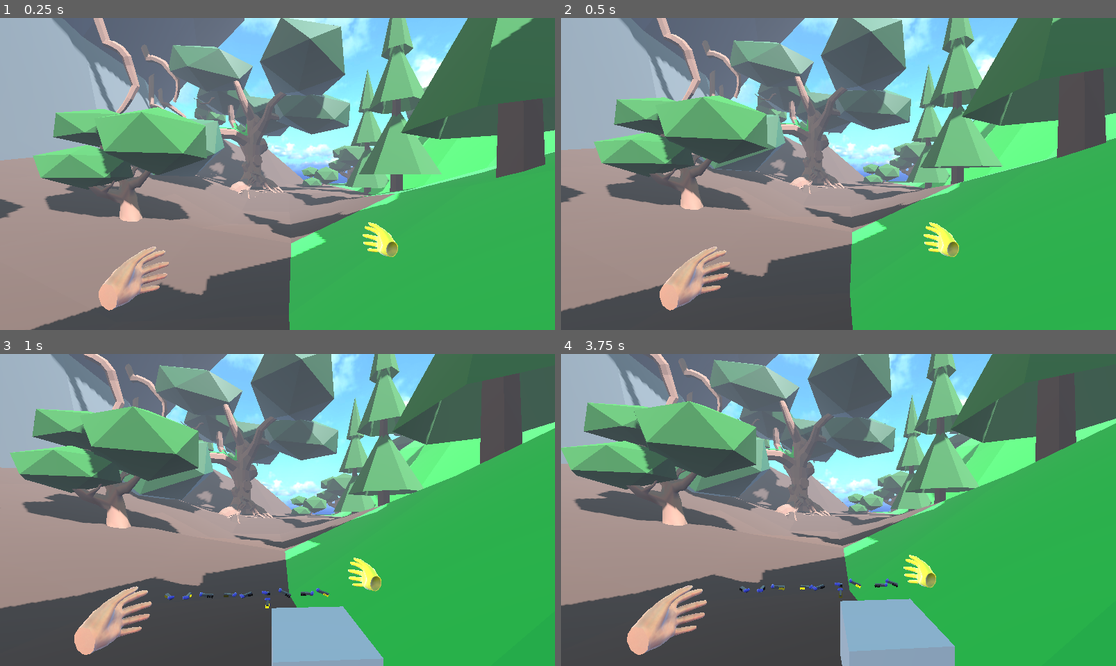
Above: before the commit, frames 1-4 (two rows, left to right).
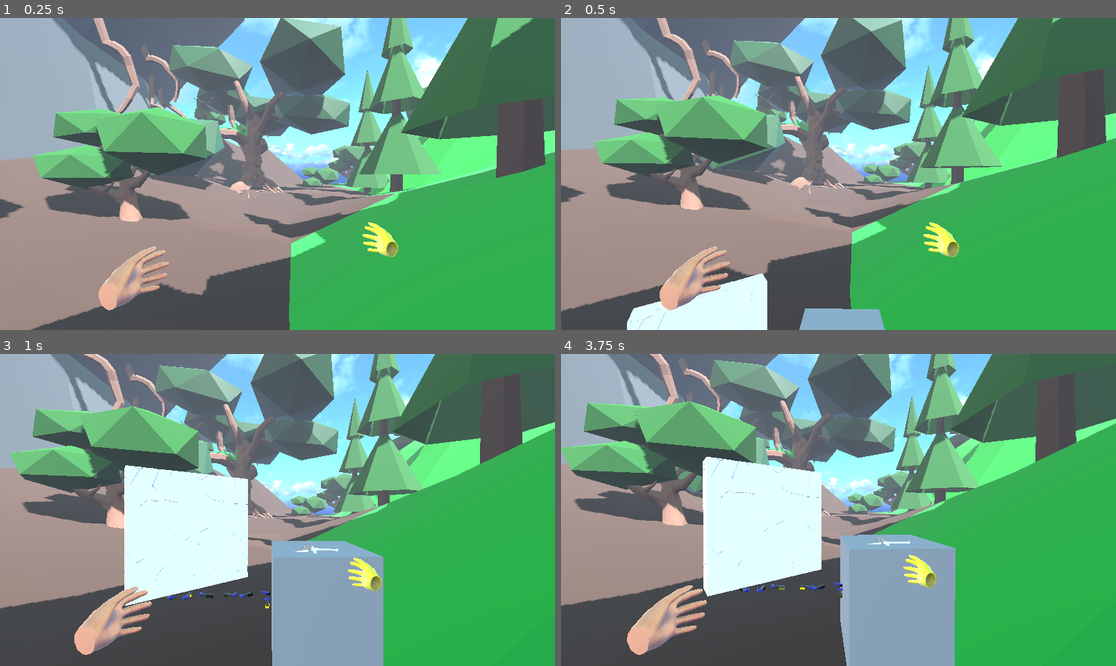
Above: after the commit, the same moments.

Repository: goatchurchprime/gamejamenchanted
Game: Godot game, scene res://main.tscn
Same seed, same stepped clock (60 frames per second), same inputs: the game is played once before the commit and once after it. Sound files missing from this copy of the repository are replaced by a short silence.
Inputs (mouse positions are in pixels of both pictures, inside the frame that each line leads up to):
- Up to frame 1 (0.25 s): no input
- Up to frame 2 (0.5 s): no input
- Up to frame 3 (1 s): tap Enter (ui_accept) at 0.5, 0.77 s; move the mouse to (305, 510) at 0.52 s; hold Up (ui_up) from 0.53 s (still down); tap R at 0.6 s; click (305, 510) at 0.67 s
- Up to frame 4 (3.75 s): keep holding Up (ui_up); tap Enter (ui_accept) at 1.07, 1.52, 1.82, 2, 3.02, 3.32, 3.5 s; move the mouse to (810, 510) at 1.27 s; tap 1 at 1.35 s; move the mouse to (849, 503) at 2.02 s; tap 2 at 2.1 s; move the mouse to (832, 516) at 2.77 s; tap 3 at 2.85 s; click (832, 516) at 2.92 s; move the mouse to (877, 513) at 3.52 s; tap 4 at 3.6 s

Frame 1 is identical in both runs. In frame 2, 3.8% of the frame differs, in the area x 11-59%, y 81-100%; in frame 3, 13%, in the area x 22-70%, y 35-100%; in frame 4, 13%.

Commit message:
Adding new tools to the main scene

Diff:
--- a/enchantedtree/Player.tscn
+++ b/enchantedtree/Player.tscn
@@ -29,34 +29,34 @@
 walk_pitch_maximum = 1.2
 metadata/_custom_type_script = ExtResource("2_rv870")
 
-[sub_resource type="AnimationNodeAnimation" id="AnimationNodeAnimation_itxgx"]
-animation = &"Grip"
-
 [sub_resource type="AnimationNodeAnimation" id="AnimationNodeAnimation_cgsek"]
 animation = &"Grip"
 
-[sub_resource type="AnimationNodeBlend2" id="AnimationNodeBlend2_0pi4m"]
+[sub_resource type="AnimationNodeAnimation" id="AnimationNodeAnimation_0pi4m"]
+animation = &"Grip"
+
+[sub_resource type="AnimationNodeBlend2" id="AnimationNodeBlend2_sg6sq"]
 filter_enabled = true
 filters = ["Armature/Skeleton3D:Little_Distal_L", "Armature/Skeleton3D:Little_Intermediate_L", "Armature/Skeleton3D:Lit …(932 unchanged characters)…
 
-[sub_resource type="AnimationNodeAnimation" id="AnimationNodeAnimation_sg6sq"]
+[sub_resource type="AnimationNodeAnimation" id="AnimationNodeAnimation_h84ma"]
 animation = &"Grip 5"
 
-[sub_resource type="AnimationNodeBlend2" id="AnimationNodeBlend2_h84ma"]
+[sub_resource type="AnimationNodeBlend2" id="AnimationNodeBlend2_47wu6"]
 filter_enabled = true
 filters = ["Armature/Skeleton3D:Index_Distal_L", "Armature/Skeleton3D:Index_Intermediate_L", "Armature/Skeleton3D:Index_Metacarpal_L", "Armature/Skeleton3D:Index_Proximal_L", "Armature/Skeleton:Index_Distal_L", "Armature/Skeleton:Index_Intermediate_L", "Armature/Skeleton:Index_Proximal_L"]
 
-[sub_resource type="AnimationNodeBlendTree" id="AnimationNodeBlendTree_47wu6"]
+[sub_resource type="AnimationNodeBlendTree" id="AnimationNodeBlendTree_2n1s8"]
 graph_offset = Vector2(-536, 11)
-nodes/ClosedHand1/node = SubResource("AnimationNodeAnimation_itxgx")
+nodes/ClosedHand1/node = SubResource("AnimationNodeAnimation_cgsek")
 nodes/ClosedHand1/position = Vector2(-600, 300)
-nodes/ClosedHand2/node = SubResource("AnimationNodeAnimation_cgsek")
+nodes/ClosedHand2/node = SubResource("AnimationNodeAnimation_0pi4m")
 nodes/ClosedHand2/position = Vector2(-360, 300)
-nodes/Grip/node = SubResource("AnimationNodeBlend2_0pi4m")
+nodes/Grip/node = SubResource("AnimationNodeBlend2_sg6sq")
 nodes/Grip/position = Vector2(0, 20)
-nodes/OpenHand/node = SubResource("AnimationNodeAnimation_sg6sq")
+nodes/OpenHand/node = SubResource("AnimationNodeAnimation_h84ma")
 nodes/OpenHand/position = Vector2(-600, 100)
-nodes/Trigger/node = SubResource("AnimationNodeBlend2_h84ma")
+nodes/Trigger/node = SubResource("AnimationNodeBlend2_47wu6")
 nodes/Trigger/position = Vector2(-360, 20)
 node_connections = [&"Grip", 0, &"Trigger", &"Grip", 1, &"ClosedHand2", &"Trigger", 0, &"OpenHand", &"Trigger", 1, &"ClosedHand1", &"output", 0, &"Grip"]
 
@@ -95,90 +95,8 @@
 
 [node name="LeftPhysicsHand" parent="XRControllerLeft/XRToolsCollisionHand" instance=ExtResource("3_oudfo")]
 
-[node name="Skeleton3D" parent="XRControllerLeft/XRToolsCollisionHand/LeftPhysicsHand/Hand_Nails_L/Armature" index="0"]
-bones/1/rotation = Quaternion(0.323537, -2.56581e-05, -0.0272204, 0.945824)
-bones/2/rotation = Quaternion(-0.0904441, -0.0415175, -0.166293, 0.981042)
-bones/3/rotation = Quaternion(-0.0466199, 0.020971, 0.0103276, 0.998639)
-bones/5/rotation = Quaternion(-0.00128455, -0.0116081, -0.0168259, 0.99979)
-bones/6/rotation = Quaternion(0.102925, -0.00993208, -0.00794417, 0.994608)
-bones/7/rotation = Quaternion(-0.012859, -0.0236108, -0.323258, 0.945929)
-bones/8/rotation = Quaternion(0.0120575, -0.00929194, -0.247472, 0.968775)
-bones/10/rotation = Quaternion(-0.0357539, -0.000400032, 0.00636764, 0.99934)
-bones/11/rotation = Quaternion(-0.00264964, -0.00114471, -0.125992, 0.992027)
-bones/12/rotation = Quaternion(0.0394225, 0.00193393, -0.228074, 0.972843)
-bones/13/rotation = Quaternion(-0.0123395, -0.00881294, -0.280669, 0.959685)
-bones/15/rotation = Quaternion(-0.0702656, 0.0101908, -0.0243307, 0.99718)
-bones/16/rotation = Quaternion(-0.0320634, -0.00223624, -0.0686366, 0.997124)
-bones/17/rotation = Quaternion(0.0253452, 0.00812462, -0.249005, 0.968136)
-bones/18/rotation = Quaternion(0.00252232, 0.00788073, -0.243204, 0.96994)
-bones/20/rotation = Quaternion(-0.0917369, 0.0203027, -0.010183, 0.995524)
-bones/21/rotation = Quaternion(-0.0625182, -0.00022572, -0.115393, 0.991351)
-bones/22/rotation = Quaternion(0.0585786, 0.0216483, -0.269905, 0.96086)
-bones/23/rotation = Quaternion(0.00687177, -0.00357275, -0.211953, 0.977249)
-
-[node name="BoneRoot" parent="XRControllerLeft/XRToolsCollisionHand/LeftPhysicsHand/Hand_Nails_L/Armature/Skeleton3D" index="1"]
-transform = Transform3D(1, -1.83077e-05, 1.5264e-08, 1.52677e-08, 0.00166774, 0.999999, -1.83077e-05, -0.999999, 0.00166774, 3.86425e-08, -1.86975e-05, 0.0271756)
-
-[node name="BoneThumbMetacarpal" parent="XRControllerLeft/XRToolsCollisionHand/LeftPhysicsHand/Hand_Nails_L/Armature/Skeleton3D" index="2"]
-transform = Transform3D(0.998519, 0.0514604, -0.0176509, -0.017651, 0.613335, 0.789626, 0.0514604, -0.788145, 0.613335, 0.00999954, 0.0200266, 3.59323e-05)
-
-[node name="BoneThumbProximal" parent="XRControllerLeft/XRToolsCollisionHand/LeftPhysicsHand/Hand_Nails_L/Armature/Skeleton3D" index="3"]
-transform = Transform3D(0.921479, 0.383958, -0.0587628, -0.124052, 0.434264, 0.892203, 0.368087, -0.814856, 0.447796, 0.012311, 0.0475754, -0.0353648)
-
-[node name="BoneThumbDistal" parent="XRControllerLeft/XRToolsCollisionHand/LeftPhysicsHand/Hand_Nails_L/Armature/Skeleton3D" index="4"]
-transform = Transform3D(0.930159, 0.366844, 0.0151708, -0.154037, 0.352396, 0.923087, 0.333283, -0.860954, 0.384292, 0.028494, 0.0658787, -0.0697092)
-
-[node name="BoneIndexMetacarpal" parent="XRControllerLeft/XRToolsCollisionHand/LeftPhysicsHand/Hand_Nails_L/Armature/Skeleton3D" index="5"]
-transform = Transform3D(0.999165, 0.0336562, -0.0231681, 0.0231985, -0.00051113, 0.999731, 0.0336353, -0.999433, -0.00129147, -0.0100005, 0.0224317, 3.59286e-05)
-
-[node name="BoneIndexProximal" parent="XRControllerLeft/XRToolsCollisionHand/LeftPhysicsHand/Hand_Nails_L/Armature/Skeleton3D" index="6"]
-transform = Transform3D(0.997821, 0.0419384, -0.0509326, 0.0413169, 0.204661, 0.97796, 0.0514381, -0.977934, 0.202483, -0.00729559, 0.0223907, -0.0802861)
-
-[node name="BoneIndexMiddle" parent="XRControllerLeft/XRToolsCollisionHand/LeftPhysicsHand/Hand_Nails_L/Armature/Skeleton3D" index="7"]
-transform = Transform3D(0.759851, 0.644453, -0.0854741, -0.040588, 0.178251, 0.983148, 0.648829, -0.743577, 0.161601, -0.00569705, 0.0301916, -0.117561)
-
-[node name="BoneIndexDistal" parent="XRControllerLeft/XRToolsCollisionHand/LeftPhysicsHand/Hand_Nails_L/Armature/Skeleton3D" index="8"]
-transform = Transform3D(0.356468, 0.927111, -0.115741, -0.109286, 0.164404, 0.98032, 0.927894, -0.336804, 0.159925, 0.0145038, 0.035779, -0.140869)
-
-[node name="BoneMiddleMetacarpal" parent="XRControllerLeft/XRToolsCollisionHand/LeftPhysicsHand/Hand_Nails_L/Armature/Skeleton3D" index="9"]
-transform = Transform3D(0.999918, -0.0127165, -0.00125617, 0.000365489, -0.0698022, 0.997561, -0.0127732, -0.99748, -0.0697919, -0.0100005, 0.00355416, 3.59286e-05)
-
-[node name="BoneMiddleProximal" parent="XRControllerLeft/XRToolsCollisionHand/LeftPhysicsHand/Hand_Nails_L/Armature/Skeleton3D" index="10"]
-transform = Transform3D(0.971345, 0.237654, -0.00293004, 0.0207339, -0.0724503, 0.997156, 0.236766, -0.968644, -0.0753018, -0.0110237, -0.00206236, -0.0802245)
-
-[node name="BoneMiddleMiddle" parent="XRControllerLeft/XRToolsCollisionHand/LeftPhysicsHand/Hand_Nails_L/Armature/Skeleton3D" index="11"]
-transform = Transform3D(0.764922, 0.643161, -0.0351718, 0.0290327, 0.0201225, 0.999376, 0.643468, -0.765466, -0.00328059, -0.000328456, -0.00532286, -0.123817)
-
-[node name="BoneMiddleDistal" parent="XRControllerLeft/XRToolsCollisionHand/LeftPhysicsHand/Hand_Nails_L/Armature/Skeleton3D" index="12"]
-transform = Transform3D(0.297115, 0.95453, -0.0243818, 0.0374454, 0.0138673, 0.999202, 0.954107, -0.297791, -0.0316226, 0.0205207, -0.00467056, -0.148631)
-
-[node name="BoneRingMetacarpal" parent="XRControllerLeft/XRToolsCollisionHand/LeftPhysicsHand/Hand_Nails_L/Armature/Skeleton3D" index="13"]
-transform = Transform3D(0.998609, 0.047074, 0.0237409, -0.0169882, -0.138981, 0.990149, 0.0499098, -0.989175, -0.137988, -0.0100005, -0.0130734, 3.59304e-05)
-
-[node name="BoneRingProximal" parent="XRControllerLeft/XRToolsCollisionHand/LeftPhysicsHand/Hand_Nails_L/Armature/Skeleton3D" index="14"]
-transform = Transform3D(0.982964, 0.181854, 0.0266582, 0.0109494, -0.202722, 0.979175, 0.183471, -0.962202, -0.20126, -0.00651963, -0.0233502, -0.0731075)
-
-[node name="BoneRingMiddle" parent="XRControllerLeft/XRToolsCollisionHand/LeftPhysicsHand/Hand_Nails_L/Armature/Skeleton3D" index="15"]
-transform = Transform3D(0.772579, 0.634603, 0.0200164, 0.0794845, -0.127948, 0.98859, 0.629924, -0.762173, -0.149291, 0.000778394, -0.0314857, -0.111722)
-
-[node name="BoneRingDistal" parent="XRControllerLeft/XRToolsCollisionHand/LeftPhysicsHand/Hand_Nails_L/Armature/Skeleton3D" index="16"]
-transform = Transform3D(0.381387, 0.924068, 0.025339, 0.114105, -0.0742599, 0.990689, 0.917346, -0.374945, -0.133762, 0.0184188, -0.0350424, -0.132908)
-
-[node name="BonePinkyMetacarpal" parent="XRControllerLeft/XRToolsCollisionHand/LeftPhysicsHand/Hand_Nails_L/Armature/Skeleton3D" index="17"]
-transform = Transform3D(0.998969, 0.0165318, 0.0422887, -0.0385953, -0.181426, 0.982647, 0.0239172, -0.983265, -0.180601, -4.58211e-07, -0.0299734, 3.59304e-05)
-
-[node name="BonePinkyProximal" parent="XRControllerLeft/XRToolsCollisionHand/LeftPhysicsHand/Hand_Nails_L/Armature/Skeleton3D" index="18"]
-transform = Transform3D(0.969212, 0.239304, 0.0579745, 0.0185535, -0.305761, 0.951928, 0.245527, -0.921544, -0.300787, 0.00108587, -0.0418952, -0.0645756)
-
-[node name="BonePinkyMiddle" parent="XRControllerLeft/XRToolsCollisionHand/LeftPhysicsHand/Hand_Nails_L/Armature/Skeleton3D" index="19"]
-transform = Transform3D(0.699331, 0.713816, 0.0374602, 0.103947, -0.153407, 0.982681, 0.707199, -0.683325, -0.181481, 0.00901247, -0.0520231, -0.0951004)
-
-[node name="BonePinkyDistal" parent="XRControllerLeft/XRToolsCollisionHand/LeftPhysicsHand/Hand_Nails_L/Armature/Skeleton3D" index="20"]
-transform = Transform3D(0.340891, 0.939844, 0.0220291, 0.162162, -0.081867, 0.983362, 0.926011, -0.331647, -0.180315, 0.0218786, -0.0547881, -0.107417)
-
 [node name="AnimationTree" parent="XRControllerLeft/XRToolsCollisionHand/LeftPhysicsHand" index="1"]
-root_node = NodePath("../Hand_Nails_L")
-tree_root = SubResource("AnimationNodeBlendTree_47wu6")
+tree_root = SubResource("AnimationNodeBlendTree_2n1s8")
 
 [node name="HandLight" type="OmniLight3D" parent="XRControllerLeft/XRToolsCollisionHand"]
 transform = Transform3D(1, 0, 0, 0, 1, 0, 0, 0, 1, -0.0140342, -0.0433026, 0.0940291)
--- a/enchantedtree/main.tscn
+++ b/enchantedtree/main.tscn
@@ -6,6 +6,7 @@
 [ext_resource type="Texture2D" uid="uid://et1u8y28sujq" path="res://images/AllSkyFree_Sky_EpicBlueSunset_Equirect.jpg" id="4_cegan"]
 [ext_resource type="Texture2D" uid="uid://buuuwdedrsvgg" path="res://images/treelightcookie1.png" id="8_2cqfq"]
 [ext_resource type="Script" uid="uid://cbnaj04x78dhl" path="res://goatcode/fire_flies.gd" id="9_2cqfq"]
+[ext_resource type="PackedScene" uid="uid://qo7618ftcfpt" path="res://Tools/Chisel/Breakable.tscn" id="9_yaehf"]
 [ext_resource type="PackedScene" uid="uid://c8l60rnugru40" path="res://addons/godot-xr-tools/objects/pickable.tscn" id="10_4c57u"]
 [ext_resource type="PackedScene" uid="uid://btmit5ngynkqv" path="res://goatcode/fire_fly.tscn" id="10_yaehf"]
 [ext_resource type="AudioStream" uid="uid://c8rfuvb3a80n5" path="res://sounds/Socapex - Evol Online SFX - Punches and hits/Socapex - Monster_Hurt.wav" id="11_074og"]
@@ -122,9 +123,14 @@
 volume_db = 15.294
 pitch_scale = 1.73
 
-[node name="Stump" type="CSGBox3D" parent="."]
-transform = Transform3D(1, 0, 0, 0, 1, 0, 0, 0, 1, 0, -0.0183296, -2.24788)
+[node name="Stump" type="CSGBox3D" parent="." groups=["chisable"]]
+transform = Transform3D(1, 0, 0, 0, 1, 0, 0, 0, 1, 0, 0.901937, -2.24788)
+use_collision = true
+collision_layer = 24577
 size = Vector3(1, 1.2, 1)
+
+[node name="Breakable" parent="." instance=ExtResource("9_yaehf")]
+transform = Transform3D(0.593194, 0, -0.805059, 0, 1, 0, 0.805059, 0, 0.593194, -1.21391, 1.21163, -1.81971)
 
 [node name="PickableObject" parent="." instance=ExtResource("10_4c57u")]
 transform = Transform3D(1, 0, 0, 0, 1, 0, 0, 0, 1, 0, 0.960747, 2.15895)
@@ -202,12 +208,24 @@
 skeleton = NodePath("")
 
 [node name="DomiTools" type="Node3D" parent="."]
+transform = Transform3D(1, 0, 0, 0, 1, 0, 0, 0, 1, 0, 1.02646, 0)
 
 [node name="Chisel" parent="DomiTools" instance=ExtResource("14_vivmo")]
-transform = Transform3D(1, 0, 0, 0, 1, 0, 0, 0, 1, 0.4935, 0.84815, -2.0128)
+transform = Transform3D(1, 0, 0, 0, 1, 0, 0, 0, 1, -0.205577, 0.84815, -2.0128)
 
 [node name="Hammer" parent="DomiTools" instance=ExtResource("15_yaehf")]
-transform = Transform3D(1, 0, 0, 0, 1, 0, 0, 0, 1, -0.148918, 0.886228, -1.98565)
+transform = Transform3D(1, 0, 0, 0, 1, 0, 0, 0, 1, 0.199881, 0.886228, -1.98565)
+collision_layer = 98308
+collision_mask = 229383
+enabled = true
+press_to_hold = true
+picked_up_layer = 65536
+release_mode = -1
+ranged_grab_method = 1
+second_hand_grab = 0
+ranged_grab_speed = 20.0
+picked_by_exclude = ""
+picked_by_require = ""
 
 [connection signal="timeout" from="FireFlies/Timer" to="FireFlies" method="_on_timer_timeout"]
 
Not shown: 1 places in enchantedtree/Player.tscn that only renumber resources
Not shown: 1 places in enchantedtree/main.tscn that only renumber resources
